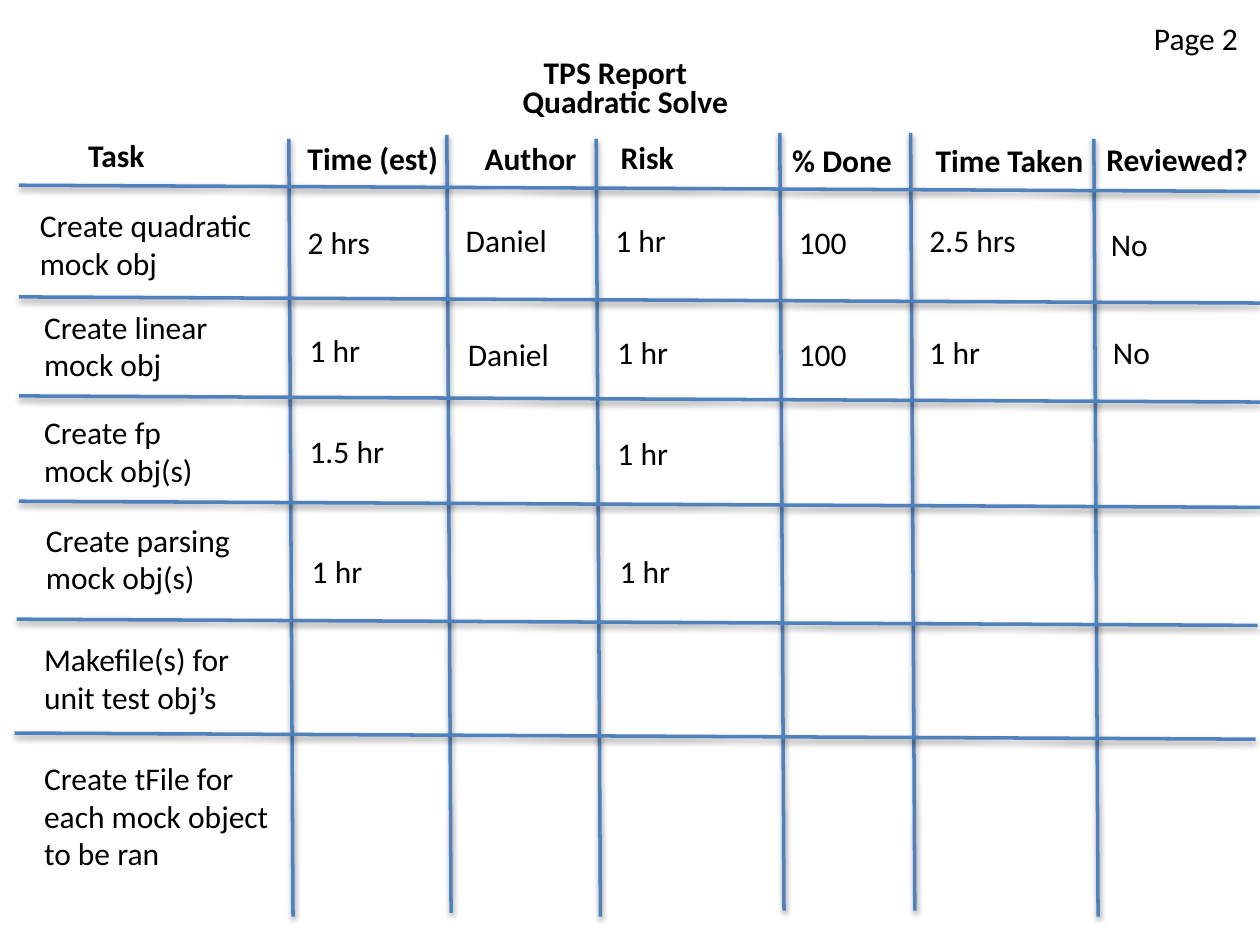
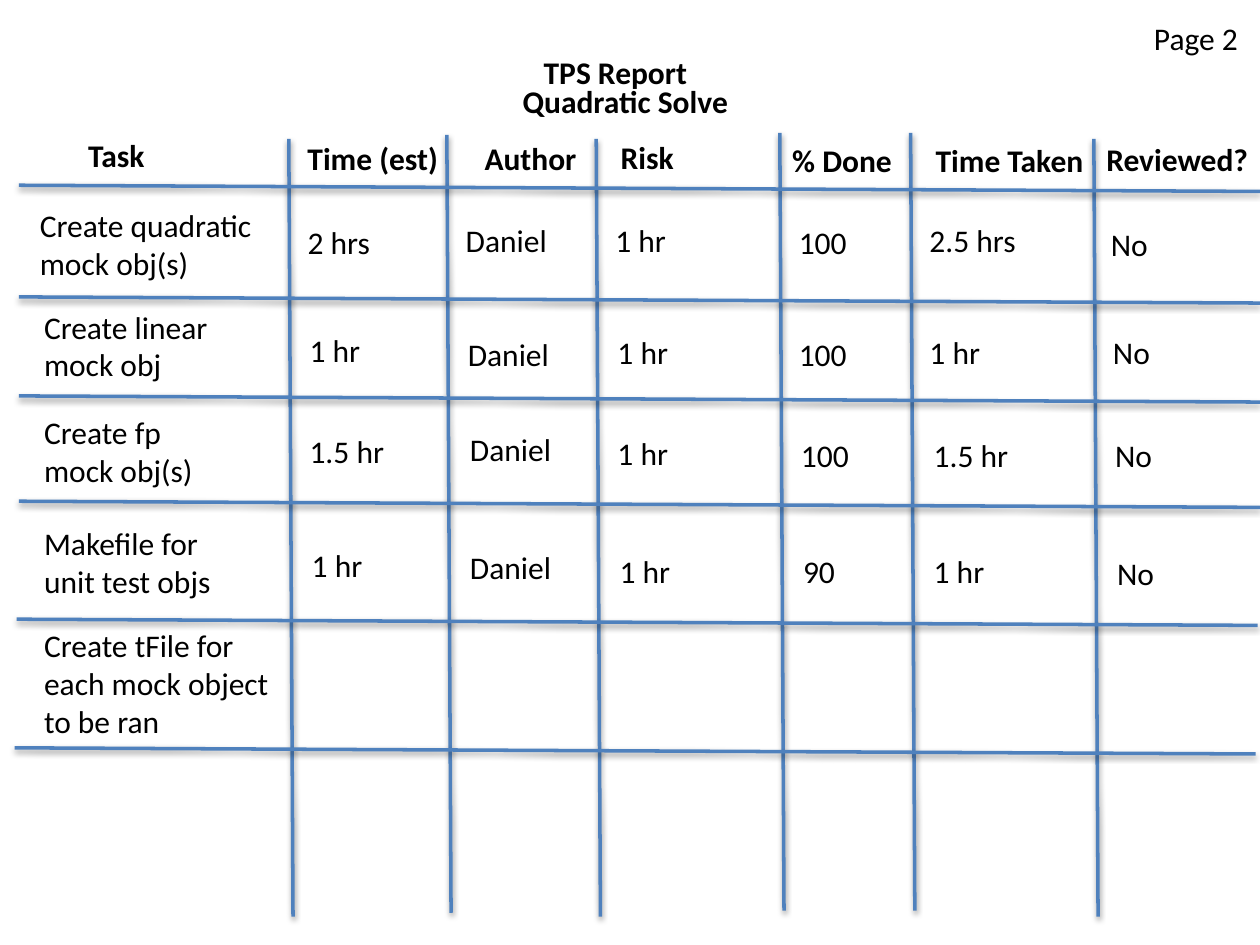
Before and after one commit to strangeprogrammer/CS4900QuadraticSolve, a slide deck: slide 3 of Tps_Stories.pptx. Drawn at 1260x945 pixels with LibreOffice and Linux fonts; fonts in the diff are those of the drawing. Boxes give left, top, right and bottom in pixels: in the first picture for what was removed or moved away, otherwise in the second. Text is boxed around its words. In the diff, an @@ line names an element or a change of style, - is before the commit and + after.

Commit message:
Created all mock objects. Added c-unit to testing directory. Added makefile to testing.

```diff
--- a/Tps_Stories.pptx
+++ b/Tps_Stories.pptx
@@ text at [40, 252, 188, 281]: text changed @@
-mock obj
+mock obj(s)
@@ text added at [470, 439, 551, 462], 18 pt, text #000000 @@
+Daniel
@@ text added at [801, 446, 849, 468], 18 pt, text #000000 @@
+100
@@ text added at [934, 445, 1008, 468], 18 pt, text #000000 @@
+1.5 hr
@@ text added at [1115, 446, 1152, 468], 18 pt, text #000000 @@
+No
@@ text at [44, 533, 210, 599]: text changed @@
-Makefile(s) for
-unit test obj’s
+Makefile for
+unit test objs
@@ text removed at [46, 530, 230, 595] @@
-Create parsing
-mock obj(s)
@@ text "1 hr": place and size @@
-text "1 hr" at [312, 561, 362, 583]
+text "1 hr" at [312, 555, 362, 577]
@@ text added at [470, 557, 551, 580], 18 pt, text #000000 @@
+Daniel
@@ text added at [803, 562, 835, 584], 18 pt, text #000000 @@
+90
@@ text added at [934, 561, 984, 583], 18 pt, text #000000 @@
+1 hr
@@ text added at [1117, 564, 1154, 586], 18 pt, text #000000 @@
+No
@@ text "Create tFile for": place and size @@
-text "Create tFile for" at [44, 768, 268, 866]
+text "Create tFile for" at [44, 635, 268, 734]
@@ line moved from (15, 733) - (1256, 740) to (15, 748) - (1256, 753) @@
```
Also in this commit, not shown: 2 other slides changed, 1 slide added, 1 slide removed, 28 other files.
